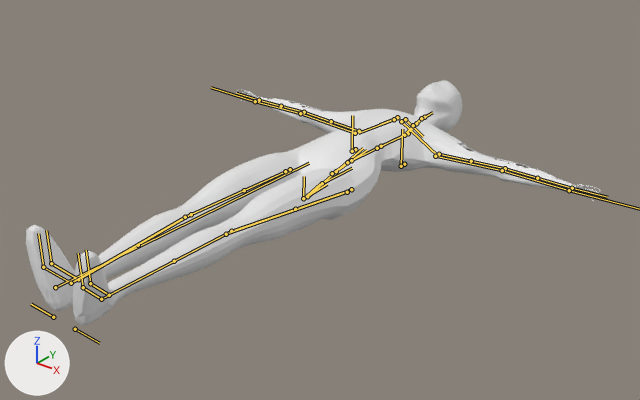
The FBX model Character_TPose_Anim.fbx: old version first, new version second.
Both versions are drawn from a 50 mm camera at (1.67, -1.05, 1.14) aimed at (0.07, 0.95, -0.1). The lights are fixed; the arrows at lower left show +X, +Y and +Z. The bones that bend it are drawn over the model as lines.
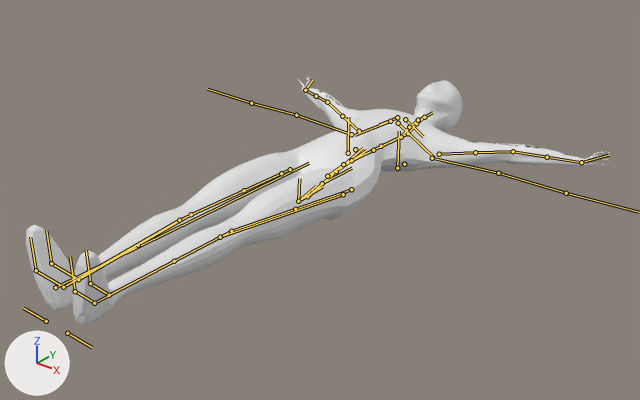
The newer file adds an action. The first version stands in its rest pose; the second is drawn at frame 16 of the action 'Action.001'.

What differs and where, as boxes (x1, y1, x2, y2) in the pictures (640 x 400 px):
'Sphere', posed
    before: (26, 80, 601, 325)
    after: (26, 76, 611, 325)
bone 'DEF-upper_arm.L', root to tip
    before: (439, 154) to (471, 161)
    after: (439, 154) to (475, 152)
bone 'DEF-forearm.L', root to tip
    before: (505, 168) to (537, 178)
    after: (513, 151) to (547, 157)
bone 'DEF-hand.L', root to tip
    before: (572, 188) to (607, 197)
    after: (581, 162) to (608, 155)
bone 'DEF-upper_arm.R', root to tip
    before: (359, 131) to (331, 121)
    after: (359, 131) to (342, 116)
bone 'DEF-forearm.R', root to tip
    before: (304, 112) to (281, 106)
    after: (327, 102) to (316, 96)
bone 'DEF-hand.R', root to tip
    before: (259, 100) to (236, 93)
    after: (305, 90) to (312, 80)

The change, as a list of edits to the scene's bpy script:
```text
Change bone_rig_object:
    where bone_rig_object = bpy.data.objects['metarig']  # the whole rig 'metarig'
    bone_rig_object.location: (0.0, 0.0, 0.0) -> (0.0, -0.023, 0.0)
Change bone_def_upper_arm_l:
    where bone_def_upper_arm_l = bpy.data.objects['rig'].pose.bones['DEF-upper_arm.L']  # child of 'ORG-shoulder.L'
    bone_def_upper_arm_l.rotation_quaternion: (1.0, 0.0, 0.0, 0.0) -> (0.975, 0.027, 0.0, -0.22)  # degrees (0, 0, 0) -> degrees (3, 1, -25)
    bone_def_upper_arm_l.scale: (1.0, 1.0, 1.0) -> (1.01, 0.98, 1.01)
Change bone_def_forearm_l:
    where bone_def_forearm_l = bpy.data.objects['rig'].pose.bones['DEF-forearm.L']  # child of 'DEF-upper_arm.L.001'
    bone_def_forearm_l.rotation_quaternion: (1.0, 0.0, 0.0, 0.0) -> (0.997, 0.078, 0.009, -0.001)  # degrees (0, 0, 0) -> degrees (9, 1, 0)
Change bone_def_hand_l:
    where bone_def_hand_l = bpy.data.objects['rig'].pose.bones['DEF-hand.L']  # child of 'DEF-forearm.L.001'
    bone_def_hand_l.rotation_quaternion: (1.0, 0.0, 0.0, 0.0) -> (0.943, 0.062, 0.011, -0.327)  # degrees (0, 0, 0) -> degrees (6, 3, -38)
    bone_def_hand_l.scale: (1.0, 1.0, 1.0) -> (1.0, 1.01, 0.99)
Change bone_def_upper_arm_r:
    where bone_def_upper_arm_r = bpy.data.objects['rig'].pose.bones['DEF-upper_arm.R']  # child of 'ORG-shoulder.R'
    bone_def_upper_arm_r.rotation_quaternion: (1.0, 0.0, 0.0, 0.0) -> (0.975, 0.027, 0.0, 0.22)  # degrees (0, 0, 0) -> degrees (3, -1, 25)
    bone_def_upper_arm_r.scale: (1.0, 1.0, 1.0) -> (1.01, 0.98, 1.01)
Change bone_def_forearm_r:
    where bone_def_forearm_r = bpy.data.objects['rig'].pose.bones['DEF-forearm.R']  # child of 'DEF-upper_arm.R.001'
    bone_def_forearm_r.rotation_quaternion: (1.0, 0.0, 0.0, 0.0) -> (0.997, 0.078, -0.009, 0.001)  # degrees (0, 0, 0) -> degrees (9, -1, 0)
Change bone_def_hand_r:
    where bone_def_hand_r = bpy.data.objects['rig'].pose.bones['DEF-hand.R']  # child of 'DEF-forearm.R.001'
    bone_def_hand_r.rotation_quaternion: (1.0, 0.0, 0.0, 0.0) -> (0.943, 0.062, -0.011, 0.327)  # degrees (0, 0, 0) -> degrees (6, -3, 38)
    bone_def_hand_r.scale: (1.0, 1.0, 1.0) -> (1.0, 1.01, 0.99)
```
